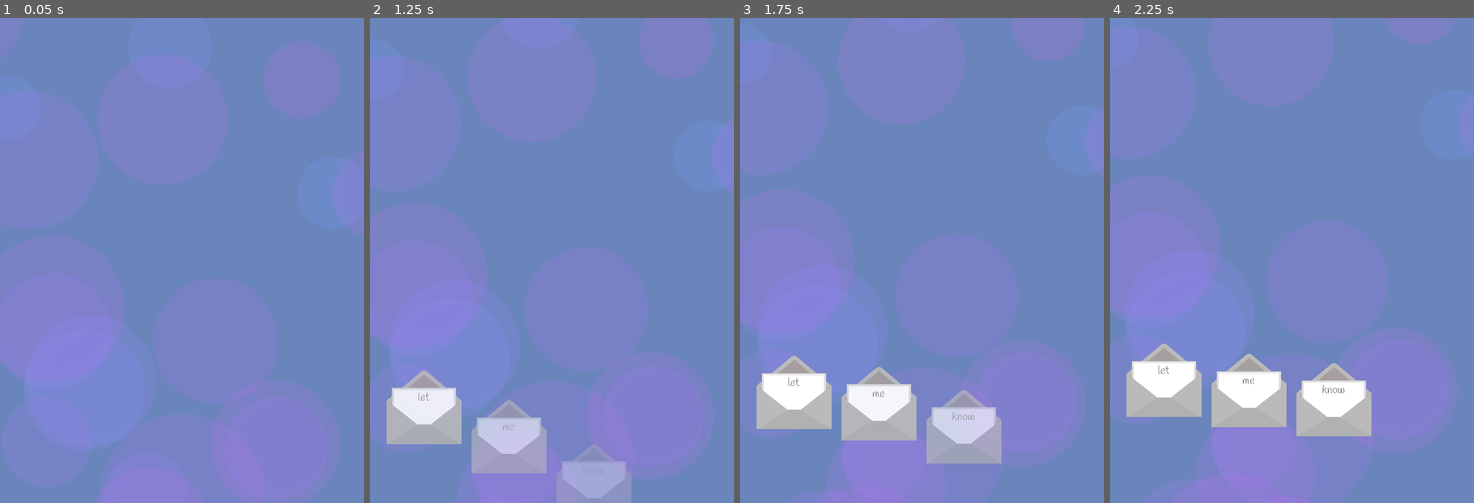
Above: before the commit, frames 1-4 (left to right).
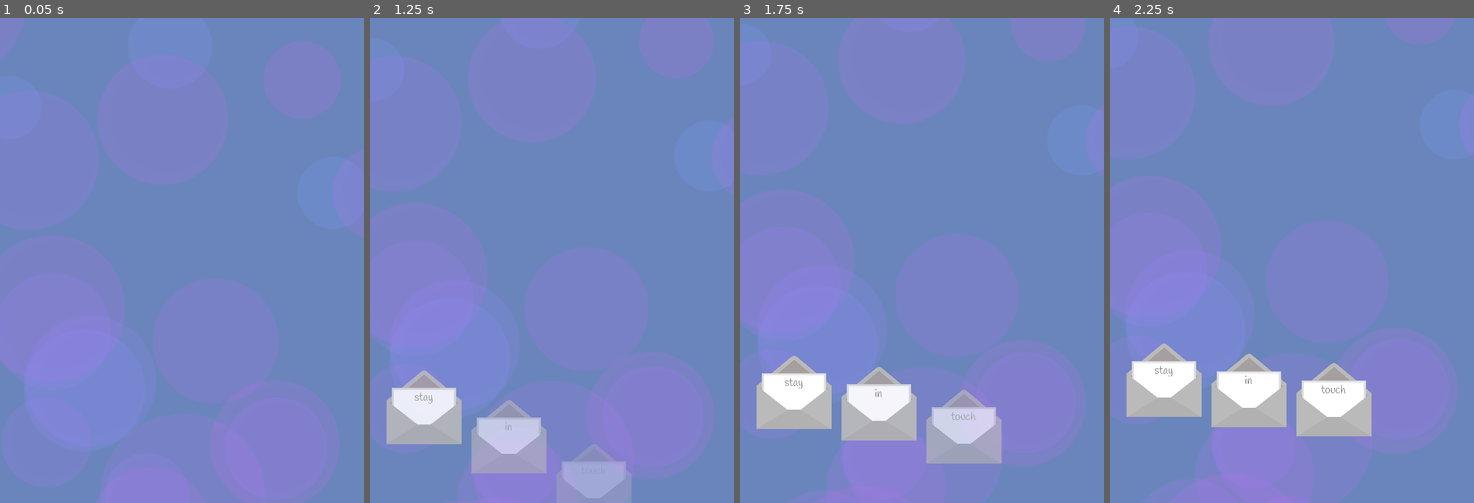
Above: after the commit, the same moments.

Repository: HoneyPony/ash-and-phoenix
Game: Godot game, scene res://game.tscn
Same seed, same stepped clock (60 frames per second), same inputs: the game is played once before the commit and once after it.
Inputs:
- Up to frame 1 (0.05 s): no input
- Up to frame 2 (1.25 s): tap Enter at 0.5 s
- Up to frame 3 (1.75 s): no input
- Up to frame 4 (2.25 s): no input

Frame 1 is identical in both runs. In frame 2, less than 0.1% of the frame differs, in the area x 12-65%, y 77-94%; in frame 3, less than 0.1%; in frame 4, 0.1%, in the area x 12-65%, y 71-78%.

Commit message:
finish more letters

Diff:
--- a/global.gd
+++ b/global.gd
@@ -463,15 +463,227 @@
 	WORD("be", 2.8, -40, 180),
 	WORD("rather", 3.2, 100, 180),
 	WORD("magical", 4.0, 240, 180),
-					]
-
-
-var game_data = [
+
 	WAIT(),
 	WORD("let", 0, -210),
 	WORD("me", 0.4, -70),
 	WORD("know", 0.8, 70),
 	WORD("ash", 2.4, 210, 0),
+
+
+	WAIT(),
+	CHANGE_PHOENIX(),
+	WORD("dear", 1.5, -100),
+	WORD("ash", 2.0, 40),
+
+	WAIT(),
+	WORD("i", 0, -210),
+	WORD("hope", 0.4, -70),
+	WORD("you", 0.8, 70),
+	WORD("are", 1.2, 210),
+
+	WORD("getting", 1.6, -180, 60),
+	WORD("along", 2.0, -30, 60),
+	WORD("well", 2.4, 110, 60),
+
+	WORD("with", 2.8, -240, 120),
+	WORD("your", 3.2, -120, 120),
+	WORD("new", 3.6, 0, 120),
+	WORD("pet", 4.0, 120, 120),
+	WORD("dog", 4.4, 240, 120),
+
+
+	WAIT(),
+	WORD("i", 0, -210),
+	WORD("know", 0.4, -70),
+	WORD("we", 0.8, 70),
+	WORD("already", 1.2, 210),
+
+	WORD("discussed", 2.4, -210),
+	WORD("her", 2.9, -70),
+	WORD("medical", 3.4, 70),
+	WORD("situation", 3.9, 210),
+	WORD("at", 4.4, 60, 60),
+	WORD("length", 4.9, 200, 60),
+
+	WORD("but", 6.0, 0, 60),
+
+
+	WAIT(),
+	WORD("i", 0, -240),
+	WORD("wanted", 0.2, -120),
+	WORD("to", 0.4, 0),
+	WORD("reach", 0.6, 120),
+	WORD("out", 0.8, 240),
+
+	WORD("and", 1.4, -180, 30),
+	WORD("say", 1.6, -40, 30),
+
+	WORD("if", 2.6, -240, 60),
+	WORD("you", 2.8, -120, 60),
+	WORD("ever", 3.0, 0, 60),
+	WORD("run", 3.2, 120, 60),
+	WORD("into", 3.4, 240, 60),
+
+	WORD("any", 4.4, 40, 60),
+	WORD("complications", 5.4, 180, 60),
+
+	WORD("feel", 5.8, -180, 120),
+	WORD("free", 6.2, -40, 120),
+
+	WORD("to", 6.6, -240, 180),
+	WORD("discuss", 7.0, -120, 180),
+	WORD("them", 7.3, 0, 180),
+	WORD("with", 7.5, 120, 180),
+	WORD("me", 7.7, 240, 180),
+
+
+	WAIT(),
+	WORD("i'm", 0, -240),
+	WORD("not", 0.2, -120),
+	WORD("a", 0.4, 0),
+	WORD("complete", 0.9, 120),
+	WORD("expert", 1.2, 240),
+
+	WORD("but", 2.4, -230),
+
+	WAIT(),
+	WORD("i", 0, -110),
+	WORD("know", 0.2, 10),
+	WORD("a", 0.4, 130),
+	WORD("lot", 0.6, 250),
+
+	WORD("and", 0.8, -240, 60),
+
+	WAIT(),
+	WORD("i", 0, -120, 0),
+	WORD("did", 0.2, 0, 0),
+	WORD("live", 0.4, 120, 0),
+	WORD("with", 0.6, 240, 0),
+
+	WORD("this", 0.8, -230, 60),
+	WORD("dog", 1.0, -110, 60),
+	WORD("for", 1.2, 10, 60),
+	WORD("a", 1.4, 110, 60),
+	WORD("while", 1.6, 230, 60),
+
+
+	WAIT(),
+	WORD("sincerely", 0, -70),
+	WORD("phoenix", 0.5, 70),
+
+	WAIT(),
+	WORD("ps:", 0.0, -210),
+
+	WAIT(),
+	WORD("if", 0, -230),
+	WORD("you", 0.2, -90),
+	WORD("ever", 0.4, 50),
+	WORD("settled", 0.6, 190),
+
+	WORD("on", 1.0, -50, 60),
+	WORD("her", 1.2, 90, 60),
+	WORD("name", 1.4, 190, 60),
+
+	WORD("i'd", 1.8, -240, 100),
+	WORD("love", 1.9, -120, 100),
+	WORD("to", 2.0, 0, 100),
+	WORD("hear", 2.1, 120, 100),
+	WORD("it!", 2.2, 240, 100),
+
+
+
+	WAIT(),
+	CHANGE_ASH(),
+	WORD("dear", 0.8, -70),
+	WORD("phoenix", 1.1, 70),
+
+	WAIT(),
+	WORD("thanks", 0, -210),
+	WORD("for", 0.4, -70),
+	WORD("reaching", 0.8, 70),
+	WORD("out!", 1.2, 210),
+
+	WAIT(),
+	WORD("she's", 0, -140),
+	WORD("doing", 0.4, 0),
+	WORD("great!", 0.8, 140),
+
+
+	WAIT(),
+	WORD("i", 0, -240),
+	WORD("decided", 0.4, -120),
+	WORD("to", 0.8, 0),
+	WORD("name", 1.2, 120),
+	WORD("her", 1.6, 240),
+
+	WORD("serendipity", 3.6, 0, 30),
+
+	WORD("due", 4.6, -250, 90),
+	WORD("to", 4.8, -130, 90),
+	WORD("the", 5.0, -10, 90),
+	WORD("incredible", 5.2, 110, 90),
+	WORD("circumstances", 5.4, 230, 90),
+
+	WORD("leading", 5.6, -210, 150),
+	WORD("to", 5.8, -70, 150),
+	WORD("her", 6.0, 70, 150),
+	WORD("adoption", 6.2, 210, 150),
+
+				]
+
+
+var game_data = [
+
+	WAIT(),
+	WORD("stay", 0, -210),
+	WORD("in", 0.4, -70),
+	WORD("touch", 0.8, 70),
+	WORD("ash", 2.4, 210, 0),
+
+	WAIT(),
+	WORD("ps:", 0, -210),
+
+	WAIT(),
+	WORD("attached", 0, -240),
+	WORD("to", 0.2, -120),
+	WORD("this", 0.4, 0),
+	WORD("letter", 0.6, 120),
+	WORD("are", 0.8, 240),
+
+	WORD("some", 1.2, -140, 60),
+	WORD("photos", 1.4, 0, 60),
+
+	WAIT(),
+	WORD("there's", 0, -240),
+	WORD("her", 0.2, -120),
+	WORD("on", 0.4, -240, 60),
+	WORD("our", 0.6, -120, 60),
+	WORD("first", 0.8, 0, 60),
+	WORD("hike", 1.0, 120, 60),
+	WORD("together", 1.2, 240, 60),
+
+	WAIT(),
+	WORD("there's", 0, -240),
+	WORD("her", 0.2, -120),
+	WORD("playing", 0.4, -70, 60),
+	WORD("fetch", 0.6, 70, 60),
+
+	WAIT(),
+	WORD("there's", 0, -240),
+	WORD("her", 0.2, -120),
+	WORD("helping", 0.4, -210, 60),
+	WORD("me", 0.6, -70, 60),
+	WORD("practice", 0.8, 70, 60),
+	WORD("guitar", 1.0, 210, 60),
+
+	WAIT(),
+	WORD("what", 0, -210),
+	WORD("a", 0.2, -120),
+	WORD("great", 0.4, 120),
+	WORD("dog!", 0.6, 210),
+
+
 ]
 
 func _input(event):
